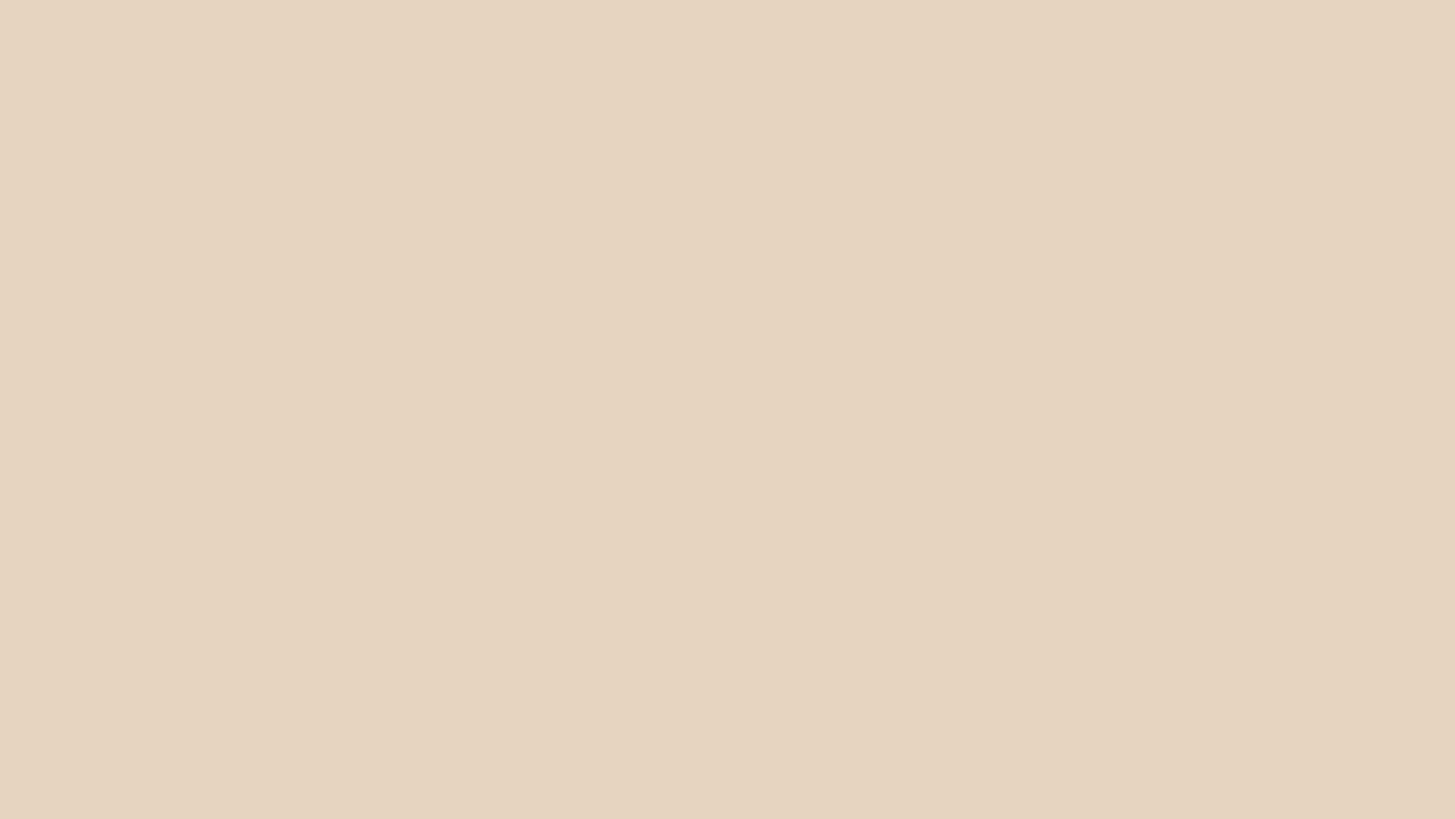
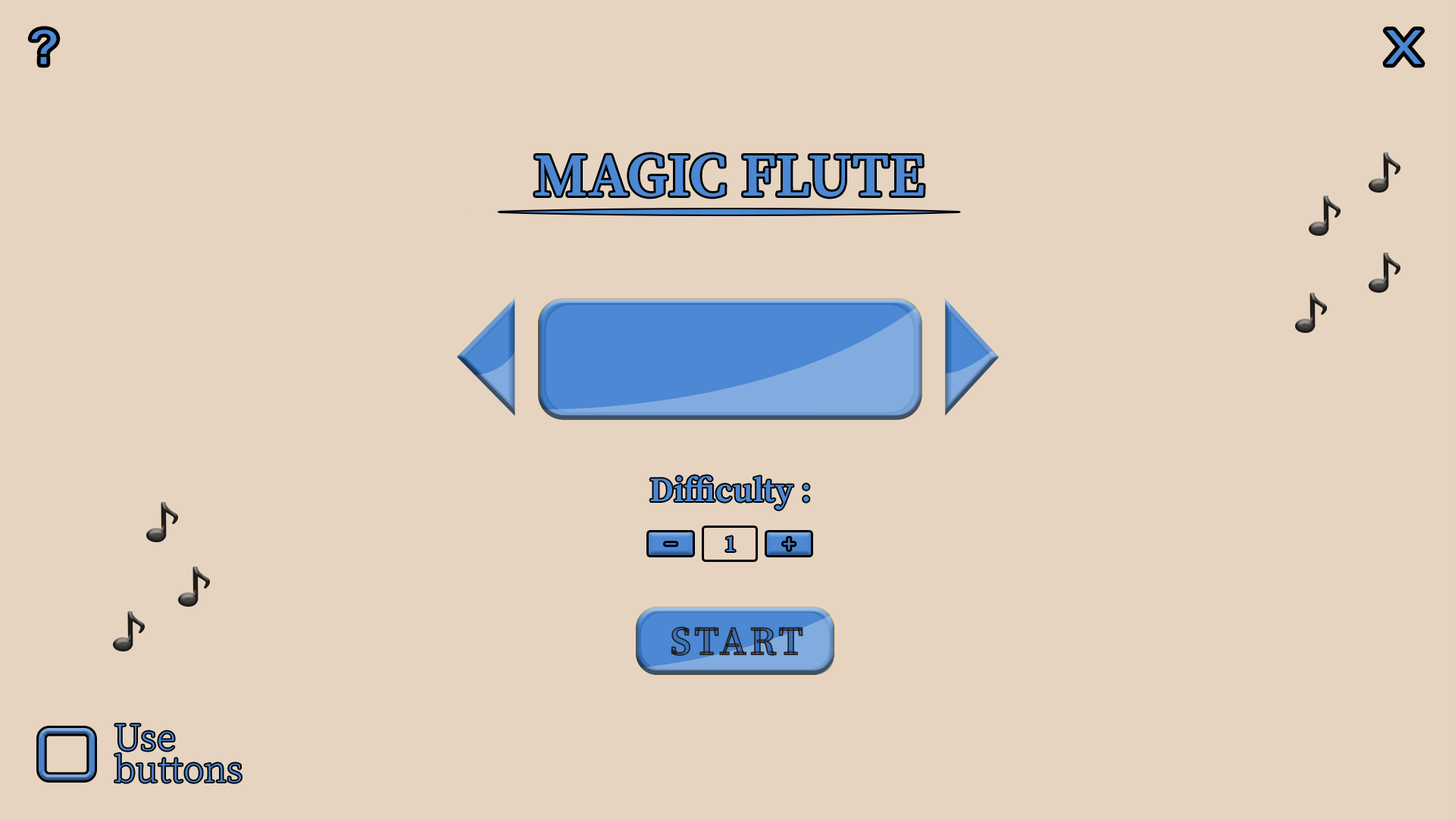
Layer changes from the first 1455 x 819 image to the second:
showed group "intro_screen" (28 layers) over [31, 29, 1422, 783]
